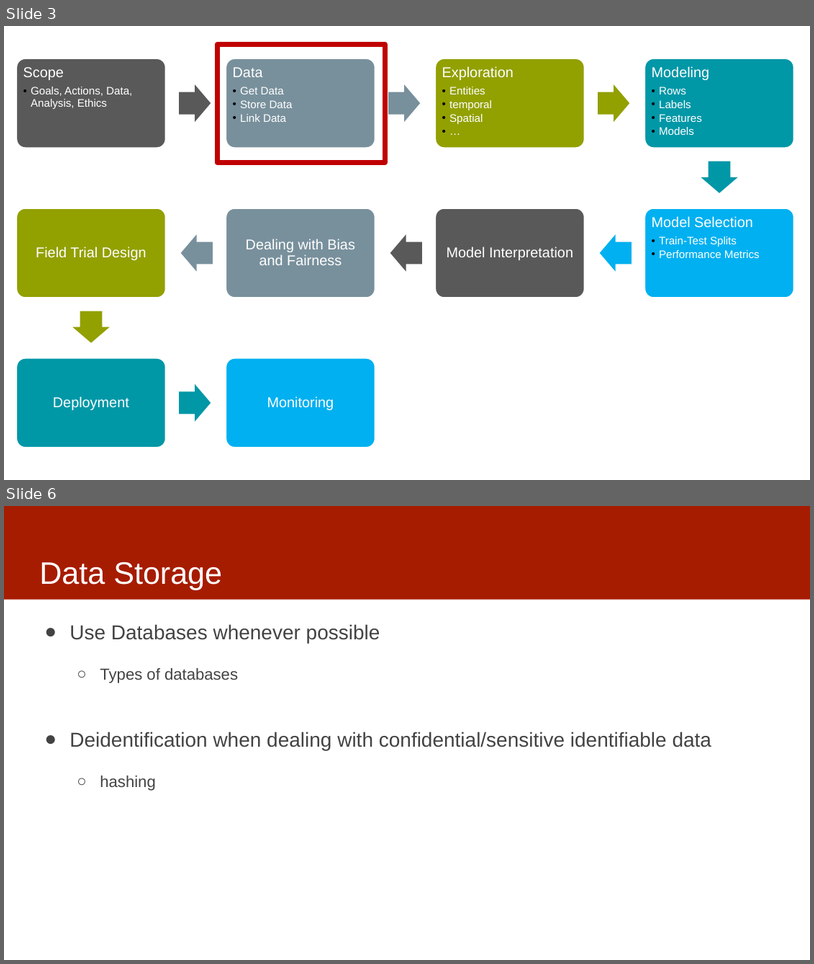
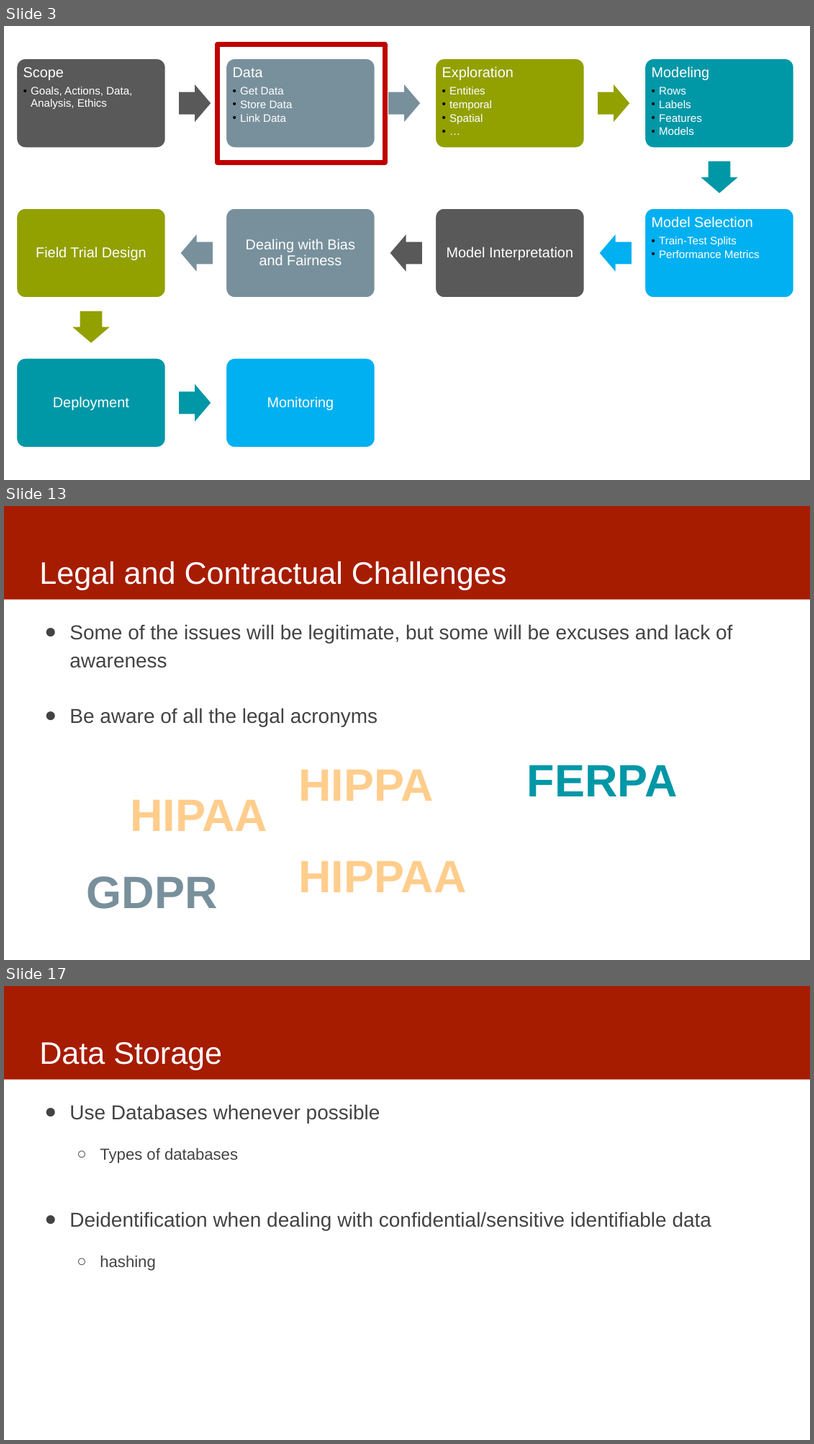
Before and after one commit to dssg/mlforpublicpolicylab, a slide deck: Lectures/04-data.pptx. Shown one above the other, each under a label of ours: slides 3 and 6 before the commit, slides 3, 13 and 17 after it; the slides between them are not shown. The pictures are 814x964 and 814x1444 pixels, drawn with LibreOffice and Linux fonts; fonts in the diff are those of the drawing. Boxes give left, top, right and bottom in pixels: in the first picture for what was removed or moved away, otherwise in the second. Text is boxed around its words. In the diff, an @@ line names an element or a change of style, - is before the commit and + after.

```diff
--- a/Lectures/04-data.pptx
+++ b/Lectures/04-data.pptx
@@ slide 13 added at <box>4,506,810,960</box>, background #FFFFFF; not listed: 1 template element that a slide beside it also shows @@
@@ title added at <box>39,561,507,590</box>, 37 pt, text #FFFFFF @@
+Legal and Contractual Challenges
@@ text added at <box>70,624,733,726</box>, 24 pt, text #434343 @@
+● Some of the issues will be legitimate, but some will be excuses and lack of awareness
+● Be aware of all the legal acronyms
@@ text added at <box>527,764,678,796</box>, 54 pt, text #0097A7, bold @@
+FERPA
@@ text added at <box>298,770,434,800</box>, 54 pt, text gradient #FFAB40 to #FFCD8C to #FFEED9, bold @@
+HIPPA
@@ text added at <box>130,800,268,831</box>, 54 pt, text gradient #FFAB40 to #FFCD8C to #FFEED9, bold @@
+HIPAA
@@ text added at <box>298,861,466,892</box>, 54 pt, text gradient #FFAB40 to #FFCD8C to #FFEED9, bold @@
+HIPPAA
@@ text added at <box>87,876,218,908</box>, 54 pt, text #78909C, bold @@
+GDPR
@@ what was slide 6 is now slide 17 @@
```
Also in this commit, not shown: 2 slides changed, 11 other slides added.
